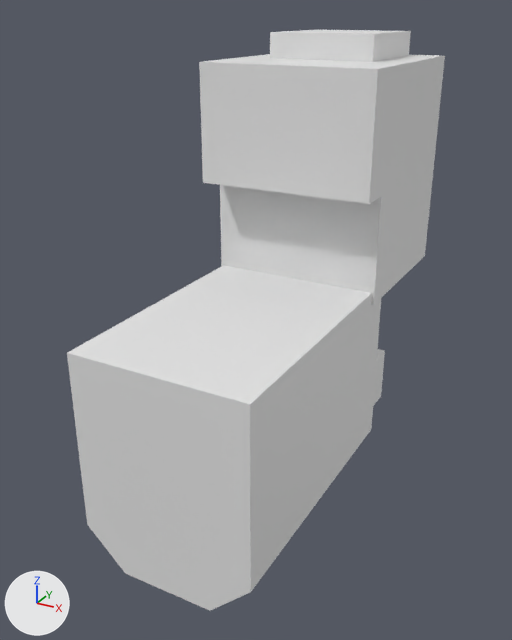
A saved change to the glTF model app/public/models/SmelterMk1.glb.
Camera for both pictures: a 50 mm lens placed at (550.0, -1512.0, 492.0), pointed at (-8.0, -498.0, -15.0). The lights are fixed; the arrows at lower left show +X, +Y and +Z. Vertices at the same position are counted once.

Names of what the first picture shows: 'SmelterMk1'.
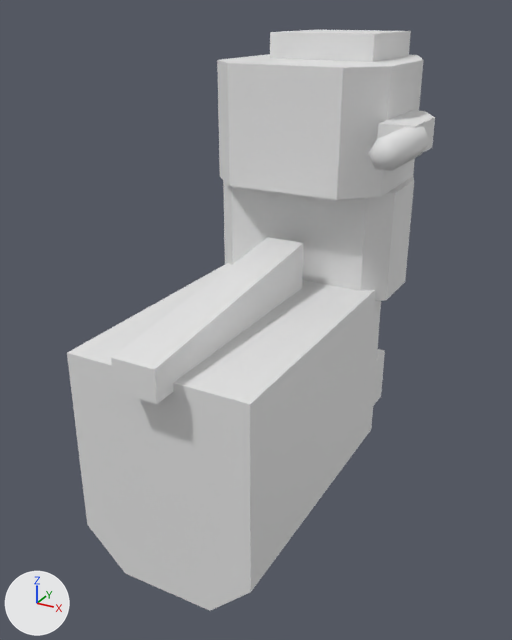
Scene script edits in JSON lines:
```json
{"block": "me_cube_013", "where": "# used by ob_smeltermk1; location = (0.0, 0.0, 0.0)"}
{"op": "remove", "block": "me_cube_013", "code": "me_cube_013.from_pydata(...)  # 50 vertices, 92 faces; spans x -161.0..161.0, y -813.0..-42.0, z -372.0..452.0"}
{"op": "add", "block": "me_cube_013", "code": "me_cube_013.from_pydata(...)  # 111 vertices, 174 faces; spans x -174.0..242.0, y -853.0..-42.0, z -372.0..452.0"}
{"block": "me_cube_013", "change": "me_cube_013 part 1: a new loose piece of 13 vertices spanning x 192.0..242.0, y -527.0..-382.0, z 279.0..322.0"}
{"block": "me_cube_013", "change": "me_cube_013 part 2"}
{"block": "me_cube_013", "change": "12 vertices are removed from x -161.0..161.0, y -421.0..-42.0, z -2.0..408.0"}
{"block": "me_cube_013", "change": "36 faces are deleted"}
{"block": "me_cube_013", "change": "40 vertices are added at x -174.0..222.0, y -853.0..-42.0, z -218.0..408.0"}
{"block": "me_cube_013", "change": "8 new vertices lie (0.0, 0.0, 201.0) away from vertices in x -174.0..174.0, y -362.0..-42.0, z -2.0"}
{"block": "me_cube_013", "change": "6 new vertices lie (0.0, 73.0, 0.0) away from vertices in x -73.0..73.0, y -306.0, z -218.0..-50.0"}
{"block": "me_cube_013", "change": "6 new vertices lie (0.0, 0.0, 50.0) away from vertices in x 161.0..222.0, y -403.0..-221.0, z 275.0"}
{"block": "me_cube_013", "change": "96 new faces join them"}
```

Where the change shows, as pixel boxes (x1, y1, x2, y2) in the pictures (512 x 640 px):
```json
{"object": "SmelterMk1", "change": "reshaped", "before": [67, 30, 445, 611], "after": [67, 30, 435, 611]}
{"part": 1, "of": "me_cube_013", "change": "added", "after": [368, 126, 430, 171]}
{"part": 2, "of": "me_cube_013", "change": "built on", "before": [199, 54, 445, 305], "after": [111, 54, 435, 404]}
```
